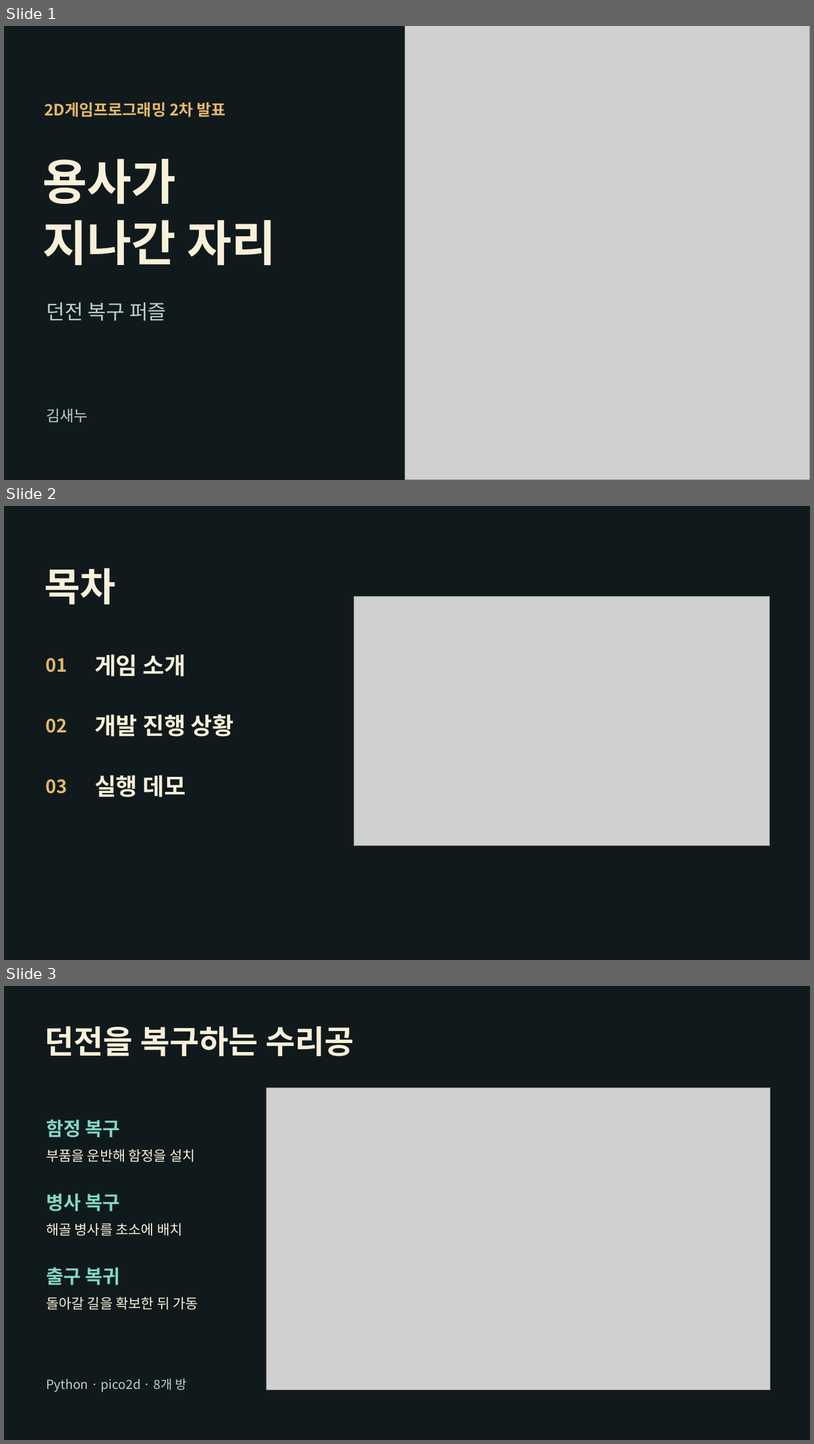
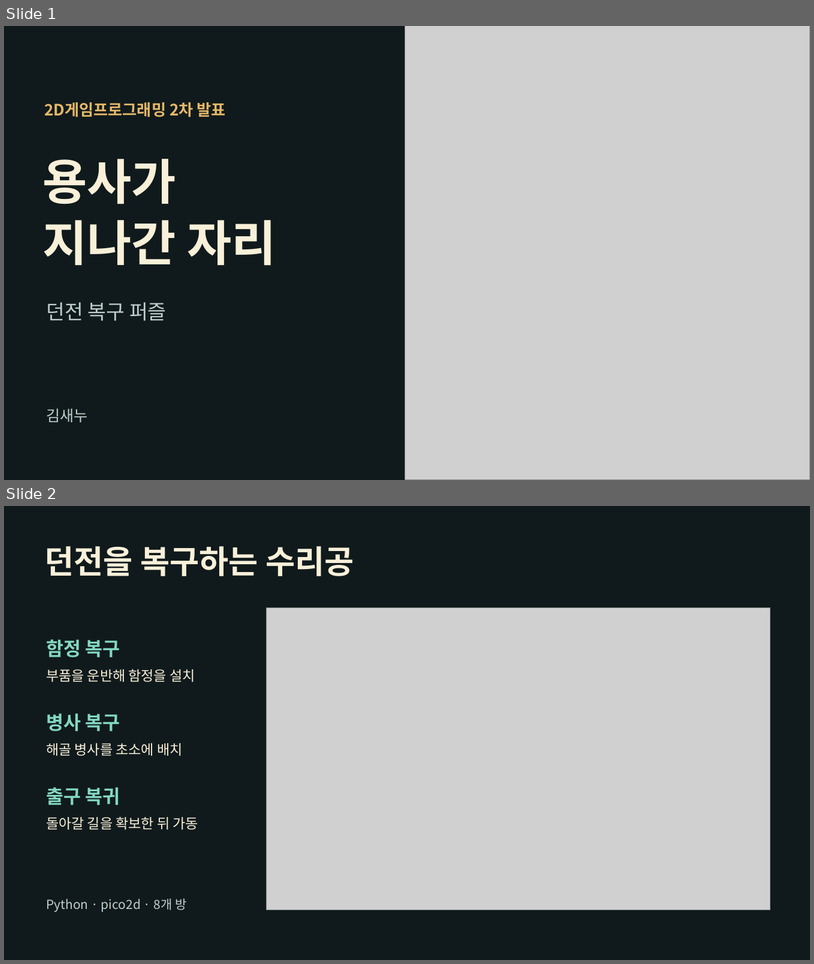
Before and after one commit to sanu1227/2DGP-PROJECT, a slide deck: docs/2차발표/용사가 지나간 자리 - 2차 발표.pptx. Shown one above the other, each under a label of ours: slides 1, 2 and 3 before the commit, slides 1 and 2 after it. The pictures are 814x1444 and 814x964 pixels, drawn with LibreOffice and Linux fonts; fonts in the diff are those of the drawing; grey boxes stand for pictures. Boxes give left, top, right and bottom in pixels: in the first picture for what was removed or moved away, otherwise in the second. Text is boxed around its words. In the diff, an @@ line names an element or a change of style, - is before the commit and + after.

Commit message:
docs: 2차 발표에서 목차 제거

```diff
--- a/docs/2차발표/용사가 지나간 자리 - 2차 발표.pptx
+++ b/docs/2차발표/용사가 지나간 자리 - 2차 발표.pptx
@@ slide 2 removed at (4, 506, 810, 960), background #101A1C @@
@@ text removed at (44, 568, 116, 604) @@
-목차
@@ picture removed at (354, 596, 770, 846) @@
@@ text removed at (45, 658, 67, 672) @@
-01
@@ text removed at (95, 654, 186, 676) @@
-게임 소개
@@ text removed at (45, 718, 67, 733) @@
-02
@@ text removed at (95, 714, 234, 736) @@
-개발 진행 상황
@@ text removed at (95, 775, 186, 797) @@
-실행 데모
@@ text removed at (45, 779, 67, 793) @@
-03
@@ what was slide 3 is now slide 2 @@
```
Also in this commit, not shown: 1 other file.
